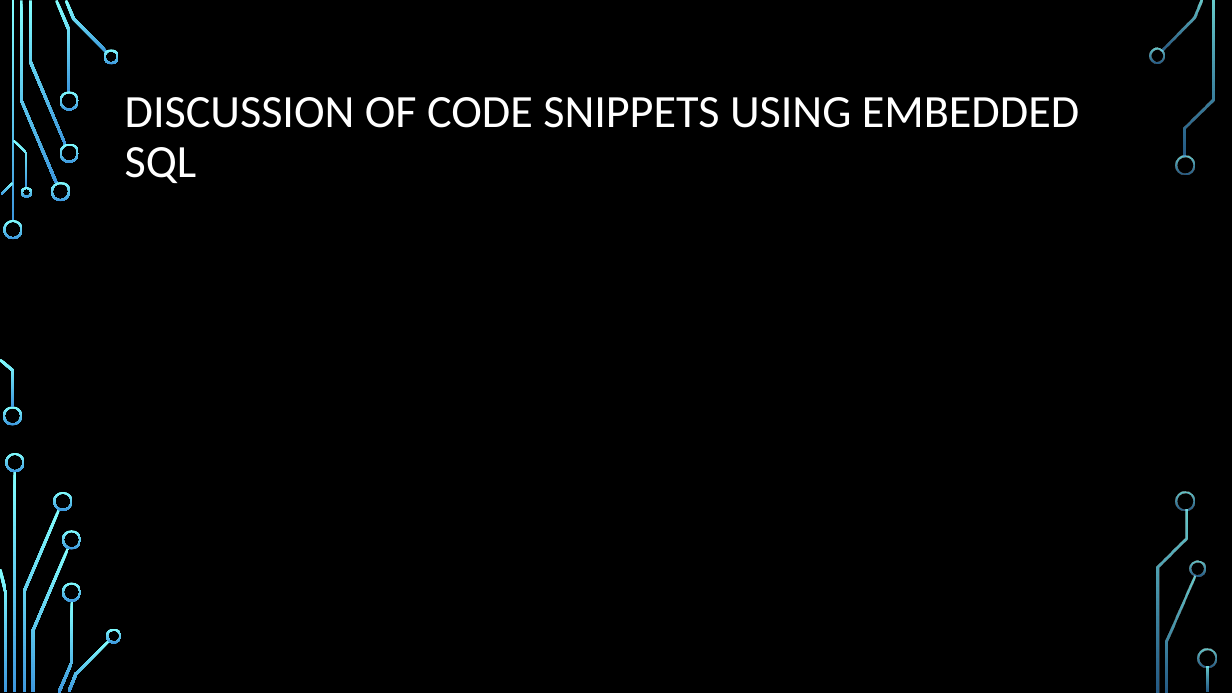
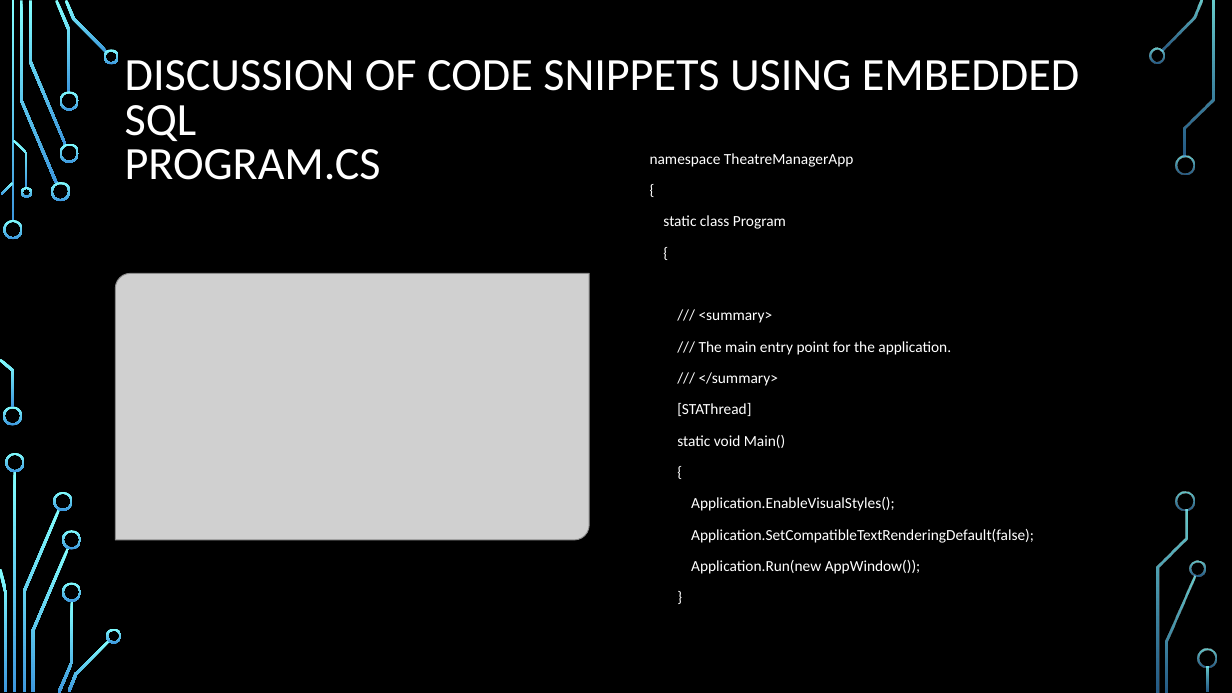
Before and after one commit to KathLevi/TheaterApp, a slide deck: slide 6 of Database Final Presentation.pptx (slide 5 before the commit). Drawn at 1232x693 pixels with LibreOffice and Linux fonts; fonts in the diff are those of the drawing; grey boxes stand for pictures; background and template pictures are left out. Boxes give left, top, right and bottom in pixels: in the first picture for what was removed or moved away, otherwise in the second. Text is boxed around its words. In the diff, an @@ line names an element or a change of style, - is before the commit and + after.

Commit message:
Finished Power Point

```diff
--- a/Database Final Presentation.pptx
+++ b/Database Final Presentation.pptx
@@ title at <box>125,60,1079,180</box>: text changed @@
-DISCUSSION OF CODE SNIPPETS USING EMBEDDED SQL
+DISCUSSION OF CODE SNIPPETS USING EMBEDDED SQL
+PROGRAM.CS
@@ text added at <box>650,153,1034,574</box>, 12 pt, text #FFFFFF @@
+namespace TheatreManagerApp
+{
+static class Program
+{
+/// <summary>
+/// The main entry point for the application.
+/// </summary>
+[STAThread]
+static void Main()
+{
+Application.EnableVisualStyles();
+Application.SetCompatibleTextRenderingDefault(false);
+Application.Run(new AppWindow());
+}
@@ picture added at <box>116,274,590,540</box> @@
```
Also in this commit, not shown: 2 other slides changed, 3 slides added, 1 slide removed.
